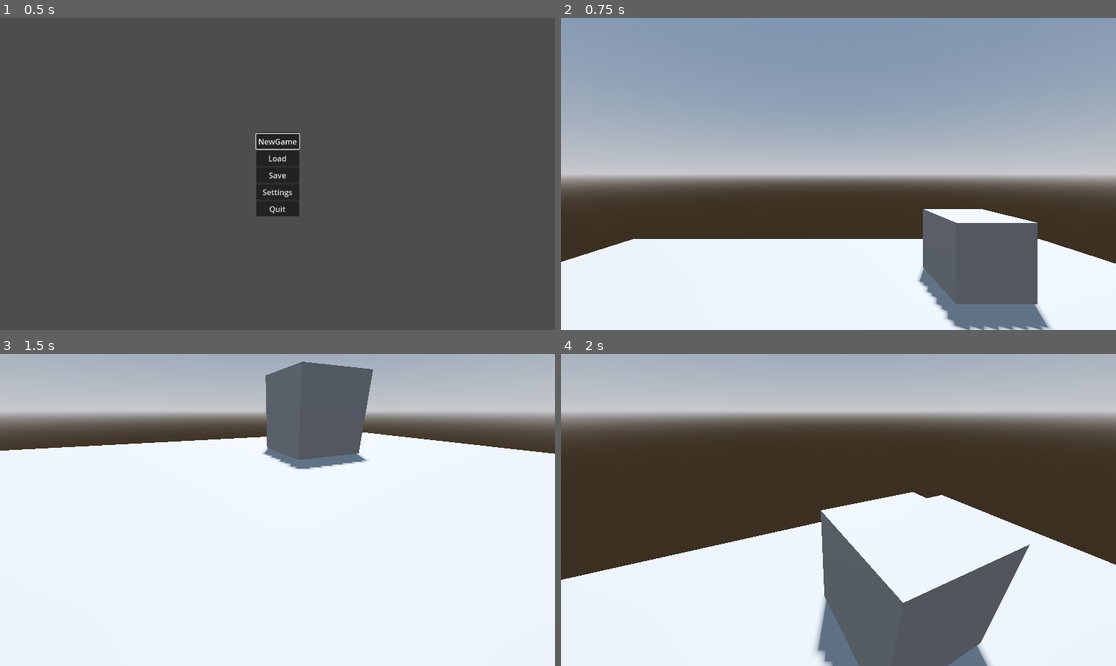
Above: before the commit, frames 1-4 (two rows, left to right).
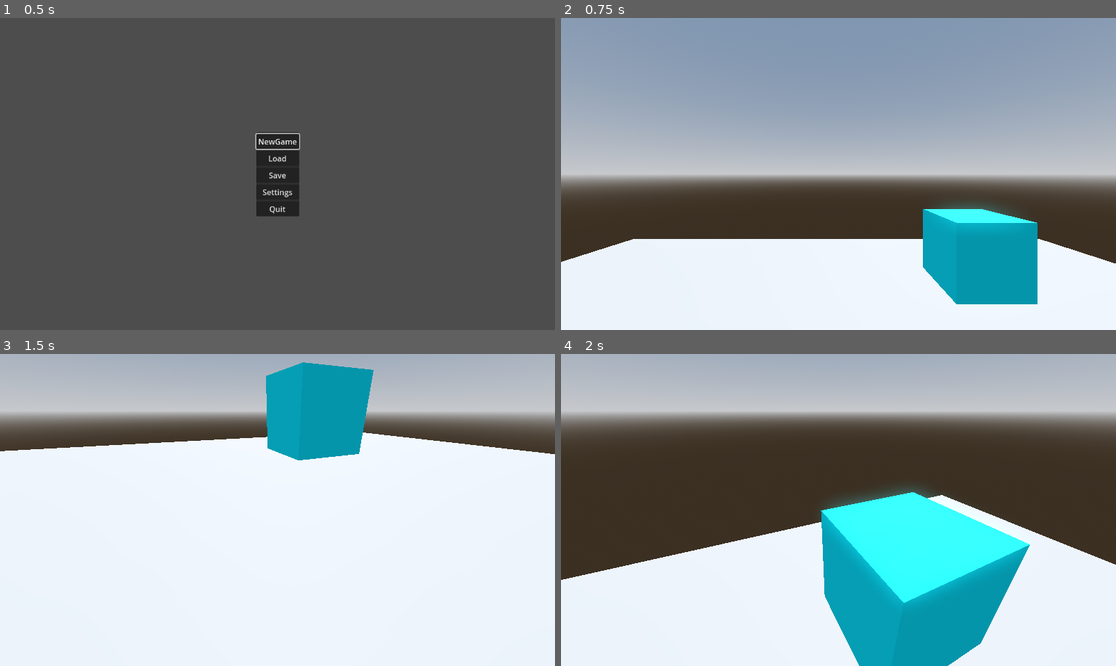
Above: after the commit, the same moments.

Repository: theTyrantPenguinKing/DaemonRealm
Game: Godot game, scene res://main/main.tscn
The game is run twice, just before and just after one commit, with the same random seed, the same clock (stepped at 60 frames per second) and the same inputs.
Inputs (mouse positions are in pixels of both pictures, inside the frame that each line leads up to):
- Up to frame 1 (0.5 s): no input
- Up to frame 2 (0.75 s): click "NewGame" at 0.5 s
- Up to frame 3 (1.5 s): tap Enter at 1.25 s; move the mouse to (305, 510) at 1.27 s; hold W (move_forward) from 1.28 s (still down); hold C (crouch) from 1.28 s (still down)
- Up to frame 4 (2 s): keep holding W (move_forward); keep holding C (crouch); tap Shift (jump) at 1.52 s

Frame 1 is identical in both runs. In frame 2, 7.7% of the frame differs, in the area x 64-89%, y 59-100%; in frame 3, 5.8%; in frame 4, 17%, in the area x 0-100%, y 42-100%.

Commit message:
[Refactor] head bobbing refactored

Diff:
--- a/characters/player/player_controller.tscn
+++ b/characters/player/player_controller.tscn
@@ -1,8 +1,9 @@
-[gd_scene load_steps=19 format=3 uid="uid://ckltky65sd3jn"]
+[gd_scene load_steps=20 format=3 uid="uid://ckltky65sd3jn"]
 
 [ext_resource type="Script" path="res://characters/player/scripts/player_controller.gd" id="1_42pmi"]
 [ext_resource type="Resource" uid="uid://bjomtgas5mvr5" path="res://characters/player/resources/player.tres" id="2_g35bi"]
 [ext_resource type="Script" path="res://characters/player/scripts/movement_fsm.gd" id="2_ghafq"]
+[ext_resource type="Script" path="res://characters/player/scripts/head_bobbing.gd" id="3_e763b"]
 [ext_resource type="Script" path="res://characters/player/scripts/player_idle.gd" id="3_n28nb"]
 [ext_resource type="Script" path="res://characters/player/scripts/player_walking.gd" id="4_ano2a"]
 [ext_resource type="Script" path="res://characters/player/scripts/player_sprinting.gd" id="5_h5f7m"]
@@ -280,7 +281,7 @@
 process_mode = 1
 script = ExtResource("1_42pmi")
 camera_controller = NodePath("CameraController")
-camera = NodePath("CameraController/Camera3D")
+camera = NodePath("CameraController/HeadBobbing/Camera3D")
 player_data = ExtResource("2_g35bi")
 horizontal_sensitivity = 0.4
 vertical_sensitivity = 0.4
@@ -298,7 +299,10 @@
 [node name="CameraController" type="Node3D" parent="."]
 transform = Transform3D(1, 0, 0, 0, 1, 0, 0, 0, 1, 0, 1.6, 0)
 
-[node name="Camera3D" type="Camera3D" parent="CameraController"]
+[node name="HeadBobbing" type="Node3D" parent="CameraController"]
+script = ExtResource("3_e763b")
+
+[node name="Camera3D" type="Camera3D" parent="CameraController/HeadBobbing"]
 
 [node name="PlayerAnimations" type="AnimationPlayer" parent="."]
 unique_name_in_owner = true
--- /dev/null
+++ b/characters/player/scripts/head_bobbing.gd
@@ -0,0 +1,24 @@
+extends Node3D
+
+@export_range(1.0, 5.0, 0.1) var bob_frequency : float = 2.5
+@export_range(0.01, 0.1, 0.01) var bob_amplitud : float = 0.05
+
+@onready var actor : CharacterBody3D = self.owner
+
+var bobbing_time : float
+
+func _ready() -> void:
+	bobbing_time = 0.0
+
+func _physics_process(delta: float) -> void:
+	bobbing_time += delta * actor.velocity.length() * \
+			float(actor.is_on_floor())
+	actor.camera.transform.origin = head_bobbing()
+
+func head_bobbing() -> Vector3:
+	var pos : Vector3 = Vector3.ZERO
+
+	pos.y = sin(bobbing_time * bob_frequency) * bob_amplitud
+	pos.x = cos(bobbing_time * bob_frequency) * bob_amplitud
+
+	return pos
--- a/characters/player/scripts/player_controller.gd
+++ b/characters/player/scripts/player_controller.gd
@@ -16,15 +16,10 @@
 @export_range(45.0, 90.0, 0.1, "radians_as_degrees") \
 		var upper_vertical_angle : float = deg_to_rad(75.0)
 
-@export_group("Head Bobbing Parameters")
-@export_range(1.0, 4.0, 0.1) var bob_frequency : float = 2.0
-@export_range(0.01, 0.1, 0.01) var bob_amplitude : float = 0.05
-
 var input_dir : Vector2
 var direction : Vector3
 var speed : float
 var interpolation_amount = 0.15
-var bob_time : float = 0.0
 
 func _ready() -> void:
 	pass
@@ -48,19 +43,8 @@
 
 	update_direction()
 
-	bob_time += delta * velocity.length() * float(is_on_floor())
-	camera.transform.origin = head_bob(bob_time)
-
 	move_and_slide()
 
 func update_direction() -> void:
 	direction = camera_controller.transform.basis * \
 			Vector3(input_dir.x, 0.0, input_dir.y)
-
-func head_bob(time : float) -> Vector3:
-	var pos : Vector3 = Vector3.ZERO
-
-	pos.y = sin(time * bob_frequency) * bob_amplitude
-	pos.x = cos(time * bob_frequency) * bob_amplitude
-
-	return pos
--- a/levels/map_1.tscn
+++ b/levels/map_1.tscn
@@ -30,6 +30,10 @@
 jumping_speed = 5.0
 crouching_speed = 5.0
 
+[sub_resource type="StandardMaterial3D" id="StandardMaterial3D_iwfol"]
+transparency = 1
+albedo_color = Color(0, 0.933333, 1, 1)
+
 [node name="Map1" type="Node3D"]
 process_mode = 1
 
@@ -56,3 +60,4 @@
 [node name="CSGBox3D" type="CSGBox3D" parent="."]
 transform = Transform3D(1, 0, 0, 0, 1, 0, 0, 0, 1, 2, 0.5, -3)
 use_collision = true
+material = SubResource("StandardMaterial3D_iwfol")
Not shown: 1 places in levels/map_1.tscn that only renumber resources
